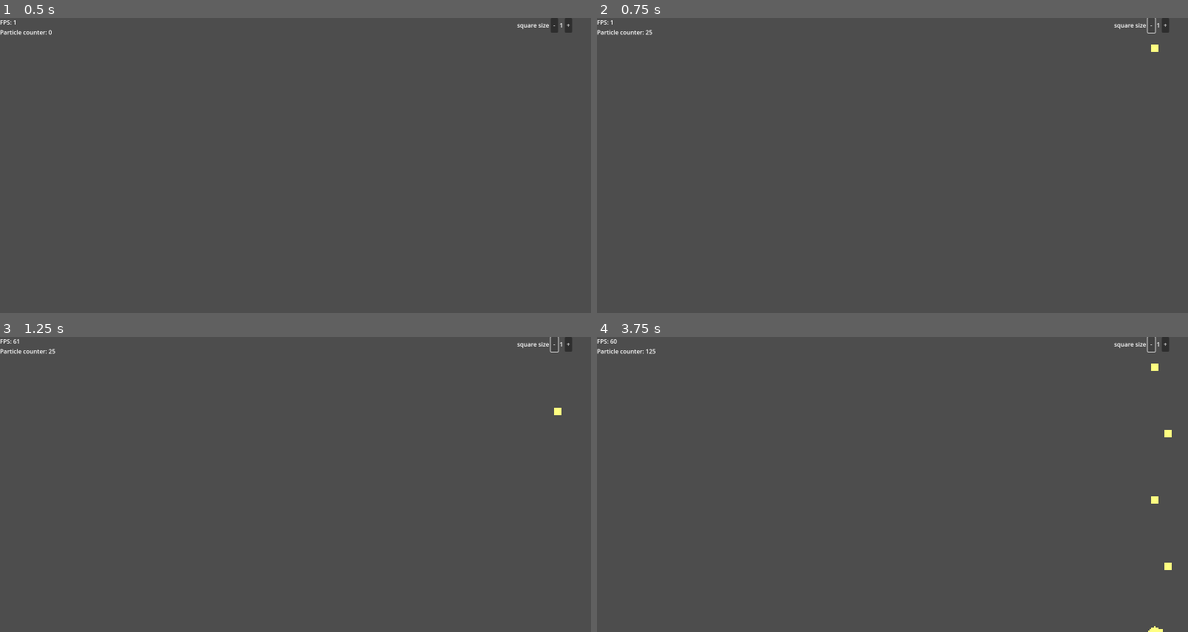
Above: before the commit, frames 1-4 (two rows, left to right).
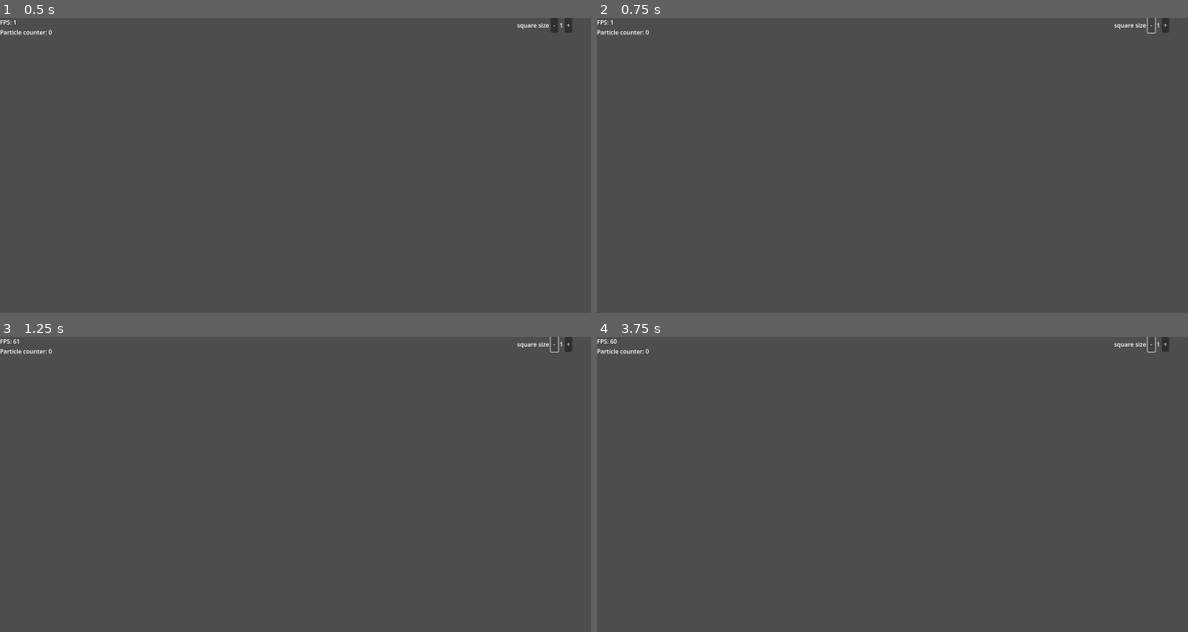
Above: after the commit, the same moments.

Repository: Cidragon/falling-terrain
Game: Godot game, scene res://scenes/main/main.tscn
The game is run twice, just before and just after one commit, with the same random seed, the same clock (stepped at 60 frames per second) and the same inputs.
Inputs:
- Up to frame 1 (0.5 s): no input
- Up to frame 2 (0.75 s): click "-" at 0.5 s
- Up to frame 3 (1.25 s): no input
- Up to frame 4 (3.75 s): click "+" at 1.25 s; click "-" at 2 s; click "+" at 2.75 s; click "-" at 3.5 s

Frame 1 is identical in both runs. In frame 2, less than 0.1% of the frame differs, in the area x 8-95%, y 4-12%; in frame 3, less than 0.1%; in frame 4, 0.2%, in the area x 8-98%, y 4-100%.

Commit message:
change mouse pixel insertion by GUI

Diff:
--- a/project.godot
+++ b/project.godot
@@ -15,6 +15,10 @@
 config/features=PackedStringArray("4.2", "Forward Plus")
 config/icon="res://icon.svg"
 
+[autoload]
+
+Signals="*res://singleton/signals.gd"
+
 [display]
 
 window/size/viewport_width=1600
--- a/scenes/main/main.gd
+++ b/scenes/main/main.gd
@@ -15,10 +15,12 @@
 var frame_counter : int = 0
 
 
-
+var mouse_range : int = 1
+var is_mouse_pressed : bool = false
 
 # Called when the node enters the scene tree for the first time.
 func _ready() -> void:
+	Signals.set_mouse_range.connect(set_mouse_range)
 	grid = createGrid(400,200)
 
 	pass # Replace with function body.
@@ -36,18 +38,16 @@
 	#if Input.is_action_pressed("left_click"):
 	#	insert_tiles_into_world(5)
 
+	if is_mouse_pressed:
+		insert_tiles_into_world(mouse_range)
 	pass
 
-func _input(event: InputEvent) -> void:
+func _unhandled_input(event: InputEvent) -> void:
 	if Input.is_action_pressed("left_click"):
-		insert_tiles_into_world(5)
-		#var mouse_position = get_global_mouse_position()
-		#var grid_position = Vector2i(mouse_position) / tile_size
-		#
-		#if grid[grid_position.y][grid_position.x] == GRID_STATE.EMPTY:
-		#	grid[grid_position.y][grid_position.x] = GRID_STATE.SAND
-		#	tiles.set_cell(0, grid_position, 0, Vector2i(0,0))
-		#	print(grid_position)
+		is_mouse_pressed = true
+	elif Input.is_action_just_released("left_click"):
+		is_mouse_pressed = false
+
 	pass
 
 func createGrid(cols, rows) -> Array:
@@ -98,6 +98,7 @@
 					grid[row+1][col+1] = GRID_STATE.SAND
 					tiles.set_cell(0, Vector2(col+1,row+1), 0, Vector2(0,0))
 	#grid = next_frame_grid
+
 func insert_tiles_into_world(square_size : int) -> void:
 	var mouse_position = get_global_mouse_position()
 	var grid_position = Vector2i(mouse_position) / tile_size
@@ -106,3 +107,6 @@
 		for x in range(square_size):
 			particles.counter += 1
 			grid[grid_position.y + y][grid_position.x + x] = GRID_STATE.SAND
+
+func set_mouse_range(new_mouse_range : int ) -> void:
+	mouse_range = new_mouse_range
--- a/scenes/main/main.tscn
+++ b/scenes/main/main.tscn
@@ -37,7 +37,7 @@
 text = "Particles amount: 0"
 script = ExtResource("4_13coe")
 
-[node name="Control" type="Control" parent="."]
+[node name="Options" type="Control" parent="."]
 layout_mode = 3
 anchors_preset = 0
 offset_left = 1400.0
@@ -45,31 +45,33 @@
 offset_bottom = 400.0
 size_flags_horizontal = 0
 size_flags_vertical = 0
+mouse_filter = 2
 
-[node name="mouse_range" type="HBoxContainer" parent="Control"]
+[node name="mouse_range" type="HBoxContainer" parent="Options"]
 layout_mode = 0
 offset_right = 40.0
 offset_bottom = 40.0
+mouse_filter = 0
 script = ExtResource("5_dgahv")
 
-[node name="Label" type="Label" parent="Control/mouse_range"]
+[node name="Label" type="Label" parent="Options/mouse_range"]
 layout_mode = 2
 text = "square size"
 
-[node name="decrease" type="Button" parent="Control/mouse_range"]
+[node name="decrease" type="Button" parent="Options/mouse_range"]
 custom_minimum_size = Vector2(20, 0)
 layout_mode = 2
 text = "-"
 
-[node name="range" type="Label" parent="Control/mouse_range"]
+[node name="range" type="Label" parent="Options/mouse_range"]
 unique_name_in_owner = true
 layout_mode = 2
 text = "1"
 
-[node name="increase" type="Button" parent="Control/mouse_range"]
+[node name="increase" type="Button" parent="Options/mouse_range"]
 custom_minimum_size = Vector2(20, 0)
 layout_mode = 2
 text = "+"
 
-[connection signal="button_up" from="Control/mouse_range/decrease" to="Control/mouse_range" method="_on_decrease_button_up"]
-[connection signal="button_up" from="Control/mouse_range/increase" to="Control/mouse_range" method="_on_increase_button_up"]
+[connection signal="button_up" from="Options/mouse_range/decrease" to="Options/mouse_range" method="_on_decrease_button_up"]
+[connection signal="button_up" from="Options/mouse_range/increase" to="Options/mouse_range" method="_on_increase_button_up"]
--- a/scenes/main/mouse_range.gd
+++ b/scenes/main/mouse_range.gd
@@ -8,6 +8,7 @@
 # Called when the node enters the scene tree for the first time.
 func _ready() -> void:
 	range.text = str(mouse_range)
+	Signals.set_mouse_range.emit(mouse_range)
 	pass # Replace with function body.
 
 
@@ -20,11 +21,11 @@
 	if mouse_range > min_range:
 		mouse_range -= 1
 		range.text = str(mouse_range)
-	pass # Replace with function body.
+		Signals.set_mouse_range.emit(mouse_range)
 
 
 func _on_increase_button_up() -> void:
 	if mouse_range < max_range:
 		mouse_range += 1
 		range.text = str(mouse_range)
-	pass # Replace with function body.
+		Signals.set_mouse_range.emit(mouse_range)
--- a/singleton/signals.gd
+++ b/singleton/signals.gd
@@ -1,11 +1,3 @@
 extends Node
 
-
-# Called when the node enters the scene tree for the first time.
-func _ready() -> void:
-	pass # Replace with function body.
-
-
-# Called every frame. 'delta' is the elapsed time since the previous frame.
-func _process(delta: float) -> void:
-	pass
+signal set_mouse_range(mouse_range : int)
